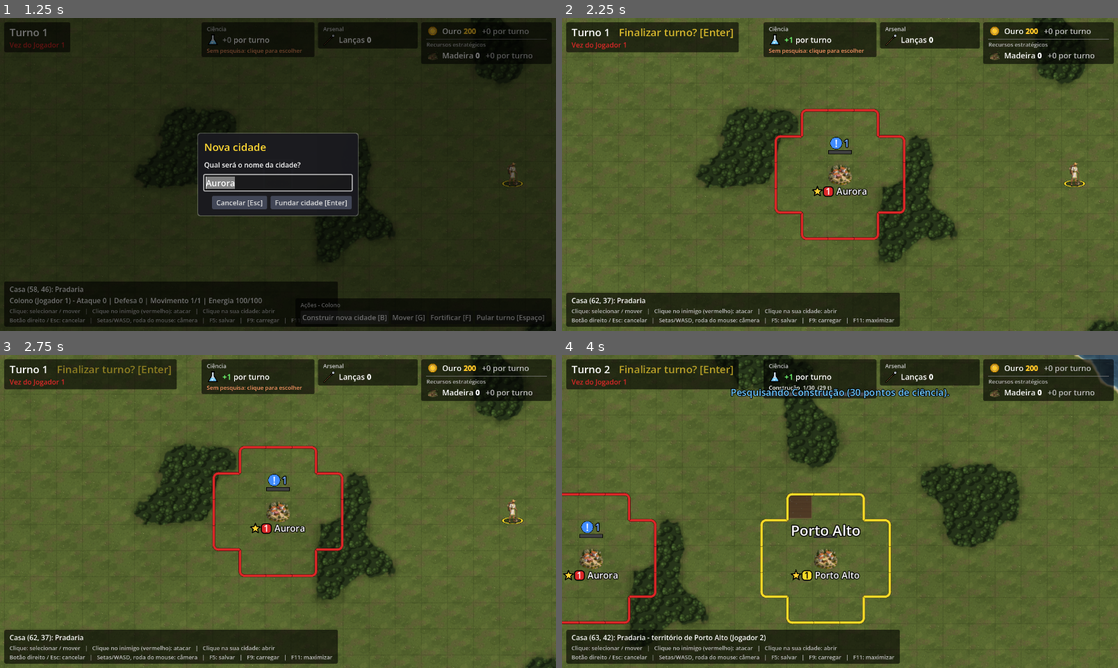
Above: before the commit, frames 1-4 (two rows, left to right).
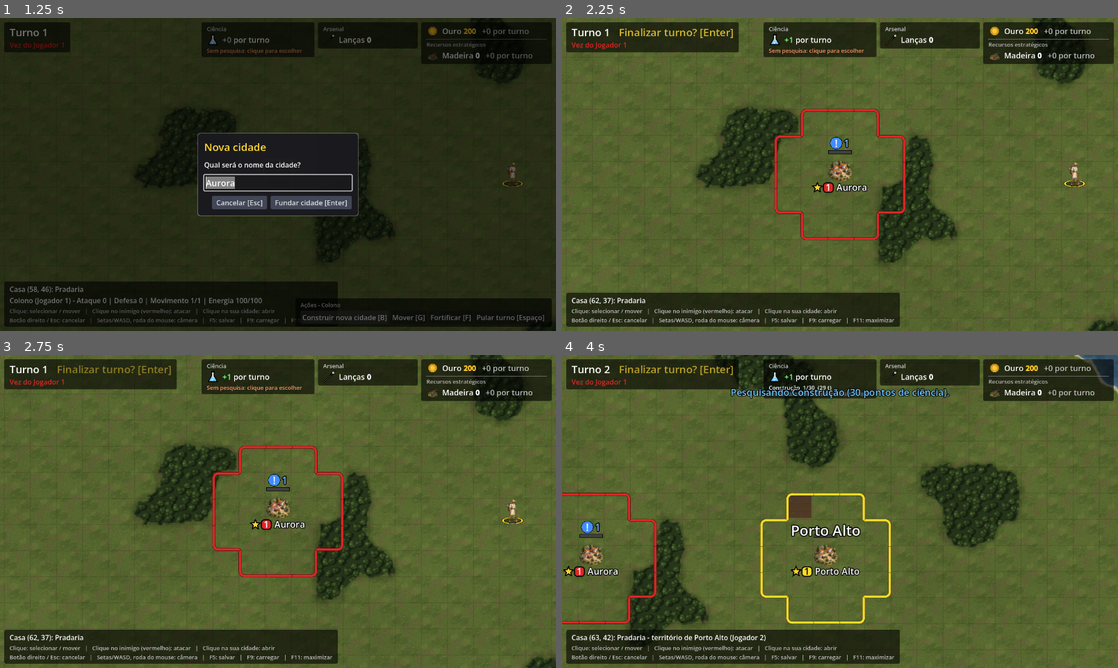
Above: after the commit, the same moments.

Repository: tscpereira/Geopolitik
Game: Godot game, scene res://scenes/main.tscn
Same seed, same stepped clock (60 frames per second), same inputs: the game is played once before the commit and once after it.
Inputs (mouse positions are in pixels of both pictures, inside the frame that each line leads up to):
- Up to frame 1 (1.25 s): click "Construir nova cidade [B]" at 0.5 s
- Up to frame 2 (2.25 s): click "Fundar cidade [Enter]" at 1.25 s; click "Fechar [Esc]" at 2 s
- Up to frame 3 (2.75 s): no input
- Up to frame 4 (4 s): tap Enter at 2.75, 2.85 s; move the mouse to (962, 495) at 2.77 s; hold Right (ui_right) 2.78-3.5 s; click (962, 495) at 2.92 s; tap Space at 3.02 s; drag from (728, 527) to (812, 574) at 3.52 s

Frame 1 is identical in both runs. In frame 2, 0.5% of the frame differs, in the area x 44-55%, y 45-58%; in frame 3, 0.5%; in frame 4, 1.1%, in the area x 0-54%, y 60-73%.

Commit message:
Povoado no centro da casa (SPRITE_LIFT 0,3)
Co-Authored-By: Claude Opus 5.5 <noreply@anthropic.com>

Diff:
--- a/scripts/cities/city.gd
+++ b/scripts/cities/city.gd
@@ -290,7 +290,7 @@
 const SPRITE_SIZE := GameMap.TILE_SIZE * 1.6
 const SPRITE_BOTTOM_OVERFLOW := GameMap.TILE_SIZE * 0.12
 const SPRITE_TOP_GAP := GameMap.TILE_SIZE * 0.25
-const SPRITE_LIFT := {Rank.SETTLEMENT: GameMap.TILE_SIZE * 0.15}
+const SPRITE_LIFT := {Rank.SETTLEMENT: GameMap.TILE_SIZE * 0.3}
 
 ## Desenho das melhorias destruídas (pilhadas), no mapa e na janela da cidade.
 ## PNGs de 80x80 em assets/sprites/improvements/ (dá para redesenhar).
Not shown, changed: documentação.txt
